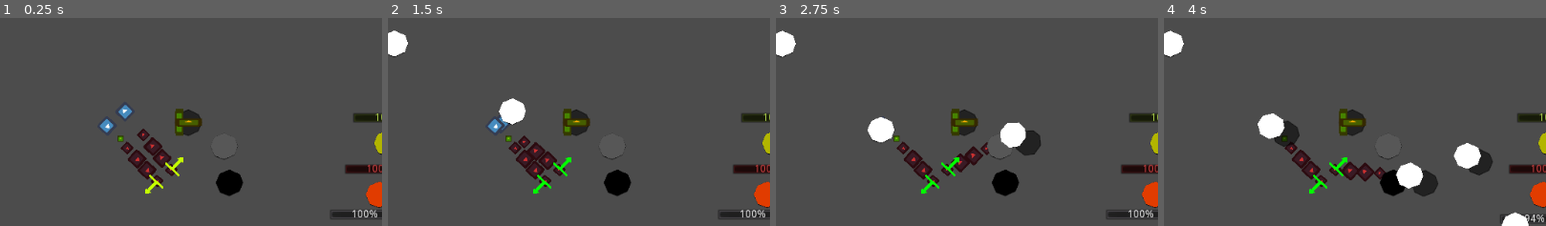
Above: before the commit, frames 1-4 (left to right).
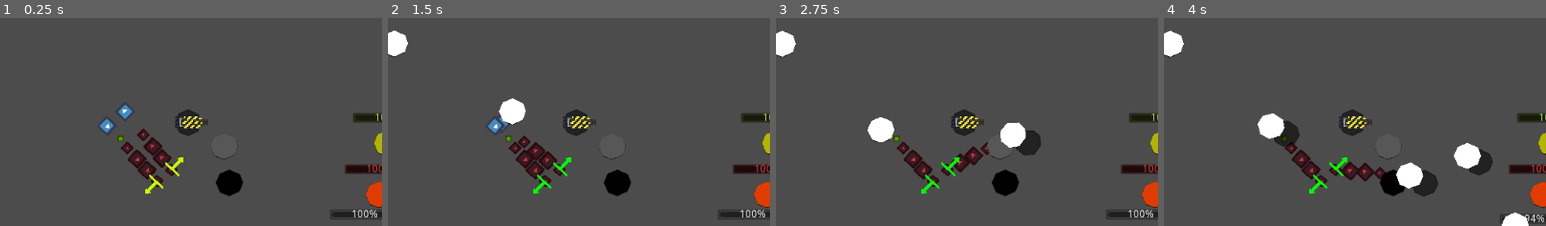
Above: after the commit, the same moments.

Repository: Tarnowiczanka-Stare-Tarnowice/pink-cat
Game: Godot game, scene res://Scenes/PhysicsTest.tscn
The game is run twice, just before and just after one commit, with the same random seed, the same clock (stepped at 60 frames per second) and the same inputs. The engine's default icon, where the game draws it, is replaced by a stand-in: a white triangle on a blue panel in a dark square.
Inputs (mouse positions are % of the whole screen's width and height, from its top left):
- Up to frame 1 (0.25 s): no input
- Up to frame 2 (1.5 s): tap Enter (ui_accept) at 0.5, 0.77 s; move the mouse to (21, 44) at 0.52 s; hold Right (ui_right) 0.53-1.28 s; tap Middle mouse button (left_shoot) at 0.6 s; move the mouse to (19, 47) at 1.27 s; hold Down (ui_down) from 1.28 s (still down); click (19, 47) at 1.35 s
- Up to frame 3 (2.75 s): tap Enter (ui_accept) at 1.52 s; move the mouse to (60, 25) at 2.02 s; release Down (ui_down) at 2.03 s; hold Right (ui_right) from 2.03 s (still down); right-click (60, 25) at 2.1 s
- Up to frame 4 (4 s): tap Enter (ui_accept) at 2.75, 3.02, 3.77 s; move the mouse to (45, 70) at 2.77 s; release Right (ui_right) at 2.78 s; hold Up (ui_up) 2.78-3.53 s; tap Middle mouse button (left_shoot) at 2.85 s; move the mouse to (80, 65) at 3.52 s; hold Left (ui_left) from 3.53 s (still down); click (80, 65) at 3.6 s
The pictures show only the part of the screen within x 5-55%, y 21-71%; the shares and areas given below are measured in that part.

The runs differ from the first frame. In frame 1, 0.6% of the frame differs, in the area x 45-55%, y 43-57%; in frame 2, 0.6%; in frame 3, 0.6%; in frame 4, 0.6%.

Commit message:
Nailgun
dodano grafikę nailguna

Diff:
--- a/Scenes/NailGun.tscn
+++ b/Scenes/NailGun.tscn
@@ -1,7 +1,7 @@
 [gd_scene load_steps=7 format=2]
 
 [ext_resource path="res://Scenes/PhysicsObject.tscn" type="PackedScene" id=1]
-[ext_resource path="res://icon.png" type="Texture" id=2]
+[ext_resource path="res://Artwork/nailgun.png" type="Texture" id=2]
 [ext_resource path="res://Scenes/ProjectileSpawner.tscn" type="PackedScene" id=3]
 [ext_resource path="res://Scripts/NailGun.gd" type="Script" id=4]
 [ext_resource path="res://Scenes/NailGunProjectile.tscn" type="PackedScene" id=5]
@@ -33,15 +33,8 @@
 velocity_scaling_with_distance = 0.0
 accuracy_degrees = 2.0
 
-[node name="Icon" type="Sprite" parent="." index="3"]
-modulate = Color( 1, 0.937255, 0, 1 )
-position = Vector2( -12, 9.53674e-07 )
-rotation = 1.57079
-scale = Vector2( 0.5625, 0.171875 )
+[node name="Nailgun" type="Sprite" parent="." index="3"]
+position = Vector2( -4, 0 )
+rotation = -1.57079
+scale = Vector2( 2, 2 )
 texture = ExtResource( 2 )
-
-[node name="Icon2" type="Sprite" parent="." index="4"]
-modulate = Color( 1, 0.678431, 0, 1 )
-rotation = 6.28318
-scale = Vector2( 0.5625, 0.171875 )
-texture = ExtResource( 2 )
Binary file added: Artwork/nailgun.png
Not shown, added: Artwork/nailgun.png.import
